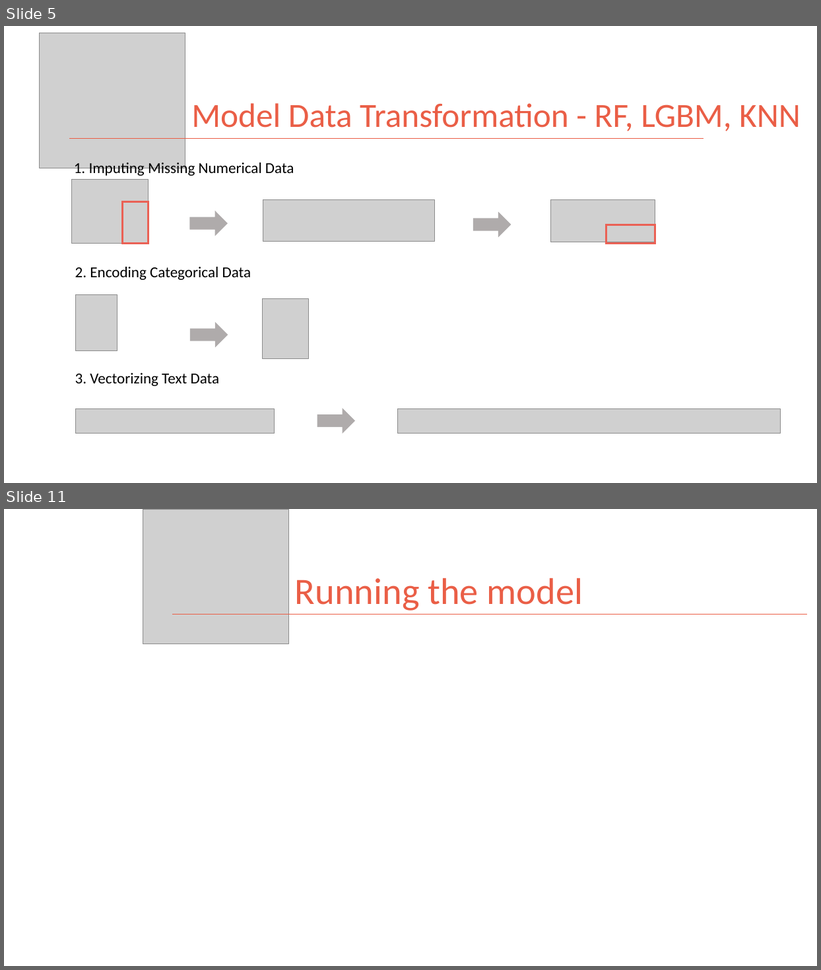
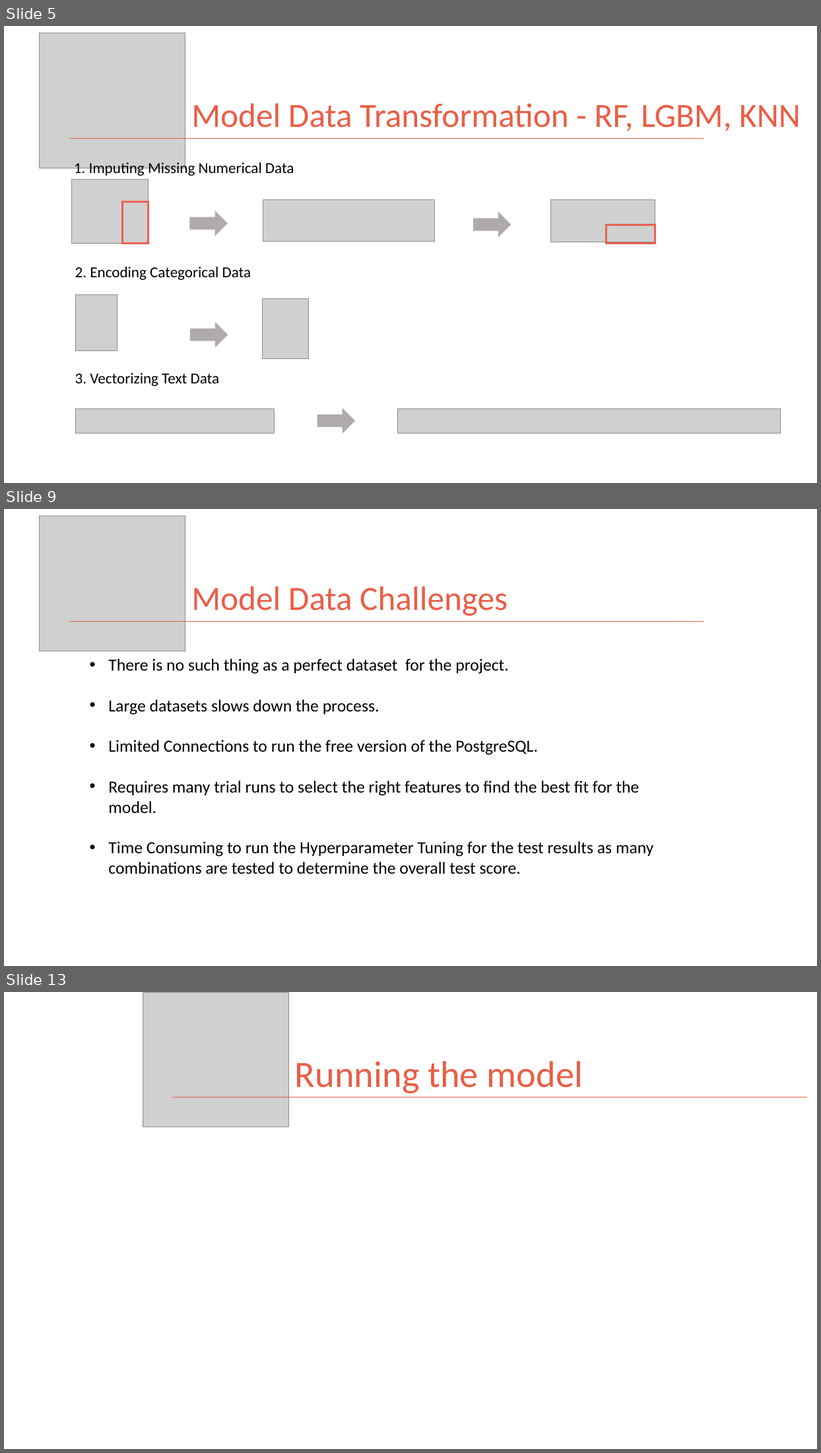
Before and after one commit to kman4/AirbnbPredictions, a slide deck: Airbnb Price Predictions (Model).pptx. Shown one above the other, each under a label of ours: slides 5 and 11 before the commit, slides 5, 9 and 13 after it; the slides between them are not shown. The pictures are 821x970 and 821x1453 pixels, drawn with LibreOffice and Linux fonts; fonts in the diff are those of the drawing; grey boxes stand for pictures. Boxes give left, top, right and bottom in pixels: in the first picture for what was removed or moved away, otherwise in the second. Text is boxed around its words. In the diff, an @@ line names an element or a change of style, - is before the commit and + after.

```diff
--- a/Airbnb Price Predictions (Model).pptx
+++ b/Airbnb Price Predictions (Model).pptx
@@ slide 9 added at <box>4,509,817,966</box>, background #FFFFFF @@
@@ picture added at <box>40,516,185,651</box> @@
@@ title added at <box>191,586,508,616</box>, 40 pt, text #EA5E46 @@
+Model Data Challenges
@@ line added from (69, 621) to (704, 621), #EA5E46 1 pt @@
@@ text added at <box>108,659,654,875</box>, 20 pt, text #000000 @@
+• There is no such thing as a perfect dataset for the project.
+• Large datasets slows down the process.
+• Limited Connections to run the free version of the PostgreSQL.
+• Requires many trial runs to select the right features to find the best fit for the model.
+• Time Consuming to run the Hyperparameter Tuning for the test results as many combinations are tested to determine the overall test score.
@@ what was slide 11 is now slide 13 @@
```
Also in this commit, not shown: 5 slides changed, 2 other slides added, 2 slides removed, 1 other file.
